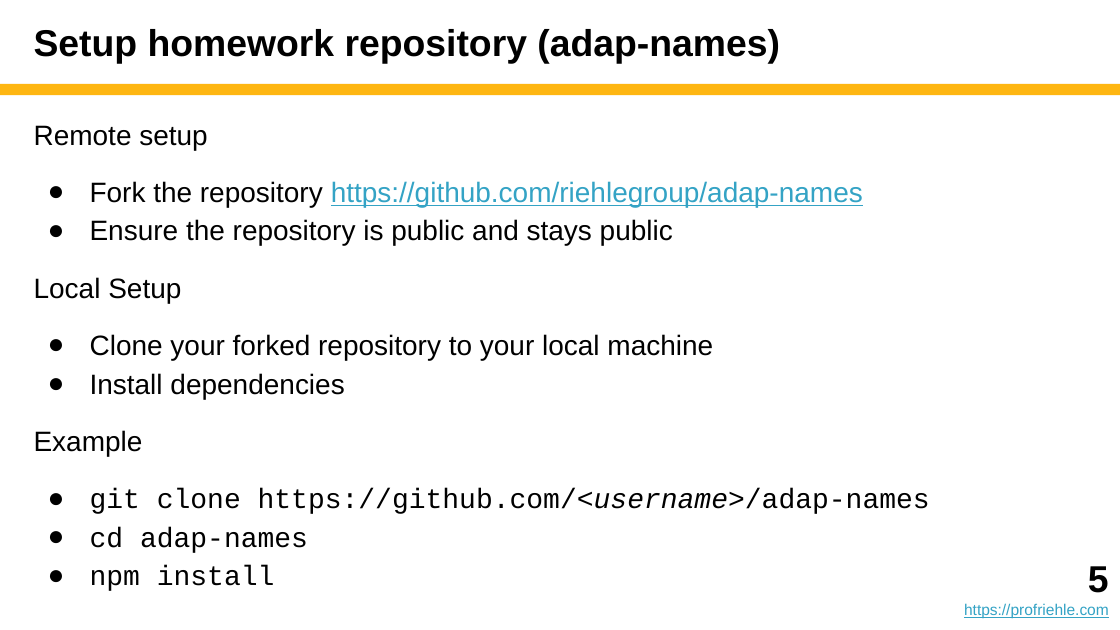
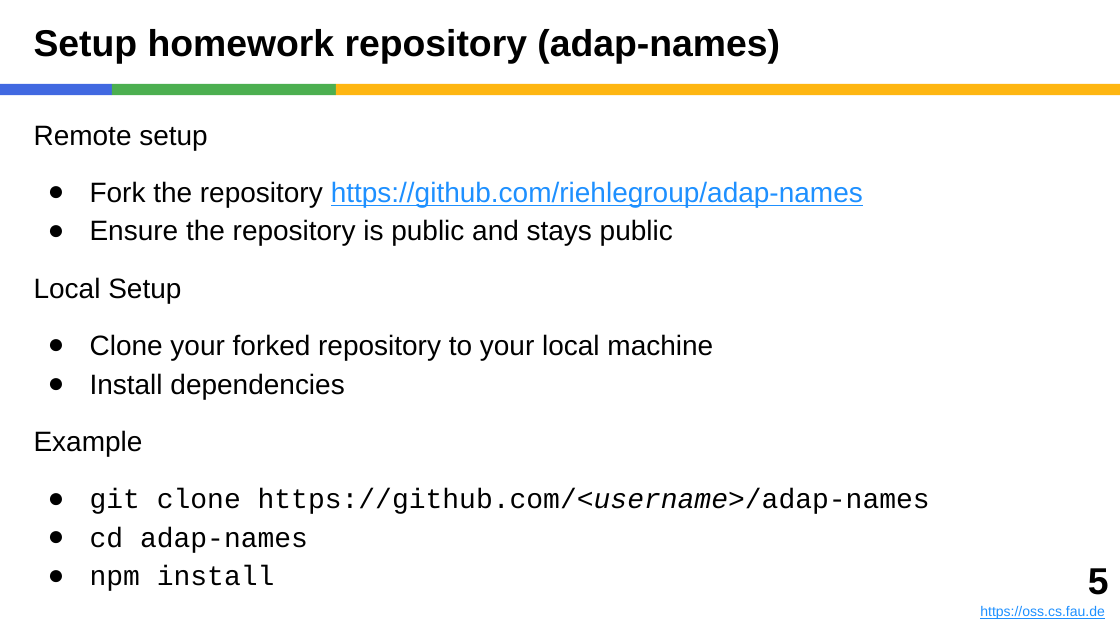
Before and after one commit to dirkriehle/adap-course, a slide deck: slide 5 of Lecture slides/ADAP A03 - Homework Setup.pptx. Drawn at 1120x630 pixels with LibreOffice and Linux fonts; fonts in the diff are those of the drawing. Boxes give left, top, right and bottom in pixels: in the first picture for what was removed or moved away, otherwise in the second. Text is boxed around its words. In the diff, an @@ line names an element or a change of style, - is before the commit and + after.

```diff
--- a/Lecture slides/ADAP A03 - Homework Setup.pptx
+++ b/Lecture slides/ADAP A03 - Homework Setup.pptx
@@ rectangle added at (0,84,112,95), fill #4169E1 @@
@@ rectangle added at (112,84,336,95), fill #4CAF50 @@
@@ rectangle: place and size @@
-rectangle at (0,84,1120,95)
+rectangle at (336,84,1120,95)
@@ text at (90,181,863,207): text colour #34A3C5 to #1E90FF in "https://github.com/riehlegroup/adap-names" @@
@@ text: place and size @@
-text at (964,566,1109,619)
+text at (980,568,1109,619)
@@ text at (980,606,1105,619): text changed; size 10 to 9 pt; text colour #34A3C5 to #1E90FF @@
-https://profriehle.com
+https://oss.cs.fau.de
```
Also in this commit, not shown: 15 other slides changed, 1 other file.
